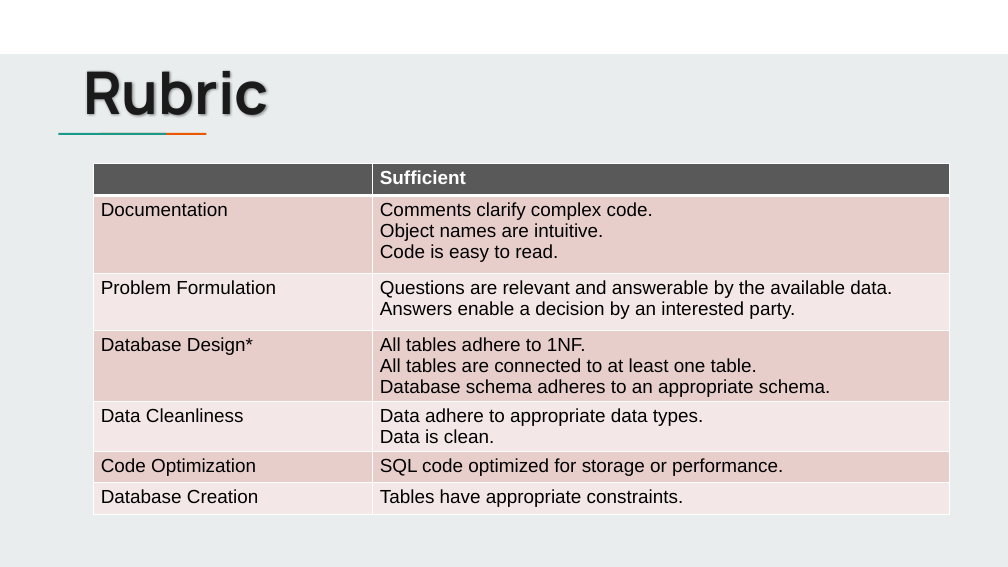
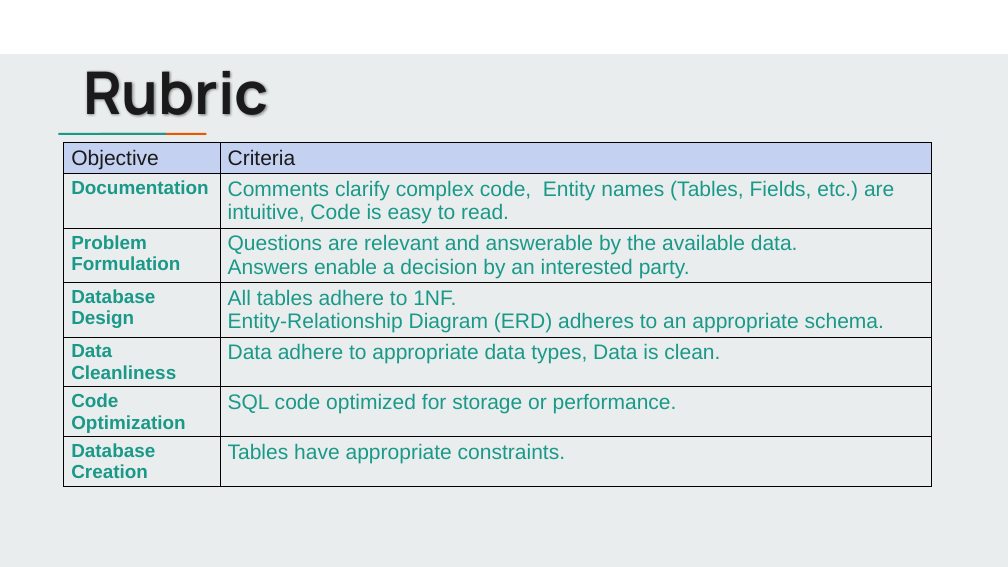
Before and after one commit to jbergmann56/OSDA-DataManipulationAndManagement, a slide deck: slide 7 of Class Project/Class Project - DMM.pptx (slide 6 before the commit). Drawn at 1008x567 pixels with LibreOffice and Linux fonts; fonts in the diff are those of the drawing. Boxes give left, top, right and bottom in pixels: in the first picture for what was removed or moved away, otherwise in the second. Text is boxed around its words. In the diff, an @@ line names an element or a change of style, - is before the commit and + after.

```diff
--- a/Class Project/Class Project - DMM.pptx
+++ b/Class Project/Class Project - DMM.pptx
@@ table at <box>64,143,932,508</box> @@
-row 1, column 1: 
+row 1, column 1: Objective
-row 1, column 2: Sufficient
+row 1, column 2: Criteria
-row 2, column 2: Comments clarify complex code. / Object names are intuitive. / Code is easy to read.
+row 2, column 2: Comments clarify complex code, Entity names (Tables, Fields, etc.) are intuitive, Code is easy to read.
-row 4, column 1: Database Design*
+row 4, column 1: Database Design
-row 4, column 2: All tables adhere to 1NF. / All tables are connected to at least one table. / Database schema adheres to an appropriate schema.
+row 4, column 2: All tables adhere to 1NF. / Entity-Relationship Diagram (ERD) adheres to an appropriate schema.
-row 5, column 2: Data adhere to appropriate data types. / Data is clean.
+row 5, column 2: Data adhere to appropriate data types, Data is clean.
@@ fill #595959 to #C4D1F1 in row 1 @@
@@ fill #E7CECB to none in 6 cells @@
@@ fill #F3E8E7 to none in 6 cells @@
@@ text colour #000000 to #1A9988 in "Documentation", "Problem Formulation", "Questions are relevant and answerable by the ...", "Answers enable a decision by an interested ..." and 5 more places @@
@@ bold on in "Documentation", "Problem Formulation", "Data Cleanliness", "Code Optimization" and 1 more places @@
@@ size 18 to 20 pt in "Questions are relevant and answerable by the ...", "Answers enable a decision by an interested ...", "SQL code optimized for storage or performance.", "Tables have appropriate constraints." @@
@@ borders changed @@
@@ table: place and size @@
-table at <box>93,164,949,523</box>
+table at <box>64,143,932,508</box>
```
Also in this commit, not shown: 1 other slide changed, 34 other files.
